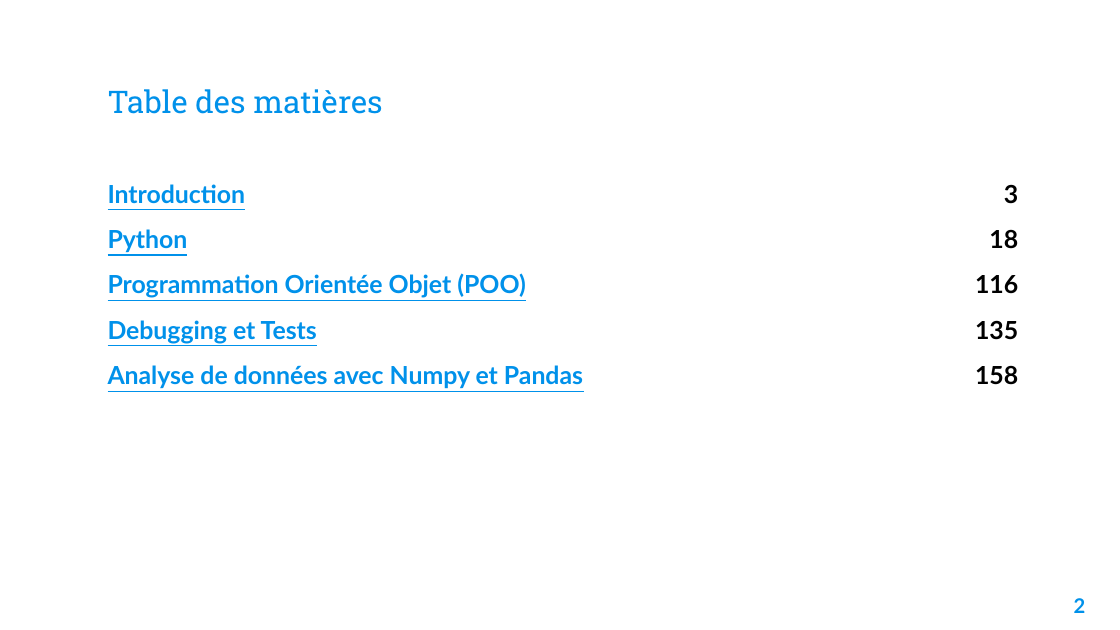
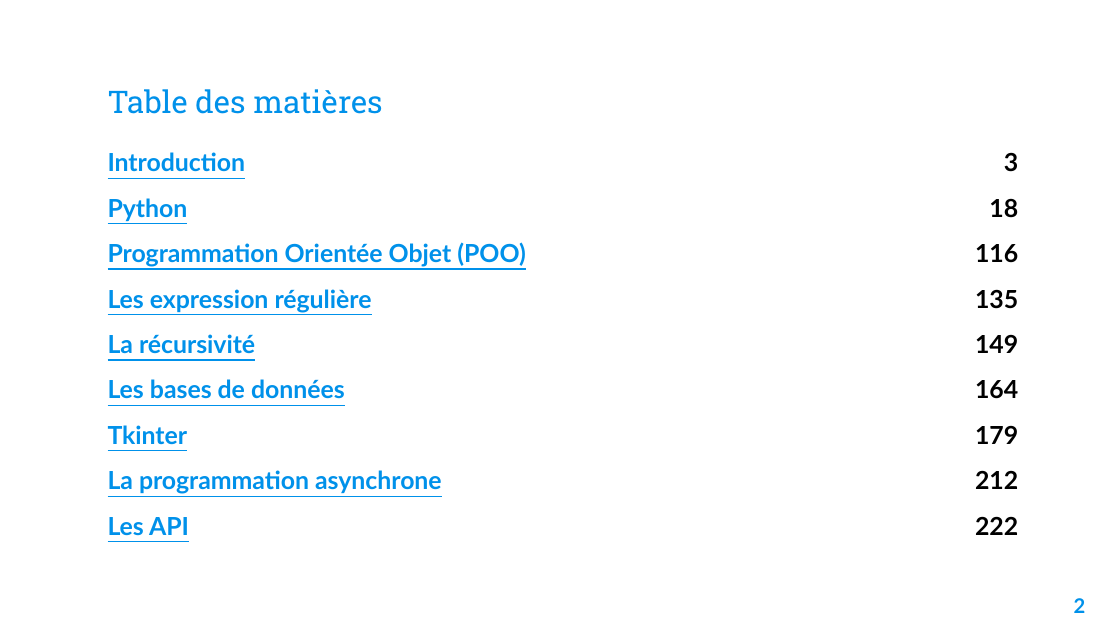
Before and after one commit to Fully-san/PythonSoftwareDevelopment, a slide deck: slide 3 of Supports/Python Software Development.pptx. Drawn at 1120x630 pixels with LibreOffice and Linux fonts; fonts in the diff are those of the drawing; background and template pictures are left out. Boxes give left, top, right and bottom in pixels: in the first picture for what was removed or moved away, otherwise in the second. Text is boxed around its words. In the diff, an @@ line names an element or a change of style, - is before the commit and + after.

Commit message:
New version

```diff
--- a/Supports/Python Software Development.pptx
+++ b/Supports/Python Software Development.pptx
@@ table at box(96, 142, 1029, 551) @@
-row 4: Debugging et Tests | 135
-row 5: Analyse de données avec Numpy et Pandas | 158
+row 4: Les expression régulière | 135
+row 5: La récursivité | 149
+row 6: Les bases de données | 164
+row 7: Tkinter | 179
+row 8: La programmation asynchrone | 212
+row 9: Les API | 222
@@ table: place and size @@
-table at box(96, 172, 1029, 400)
+table at box(96, 142, 1029, 551)
```
Also in this commit, not shown: 6 other slides changed.
